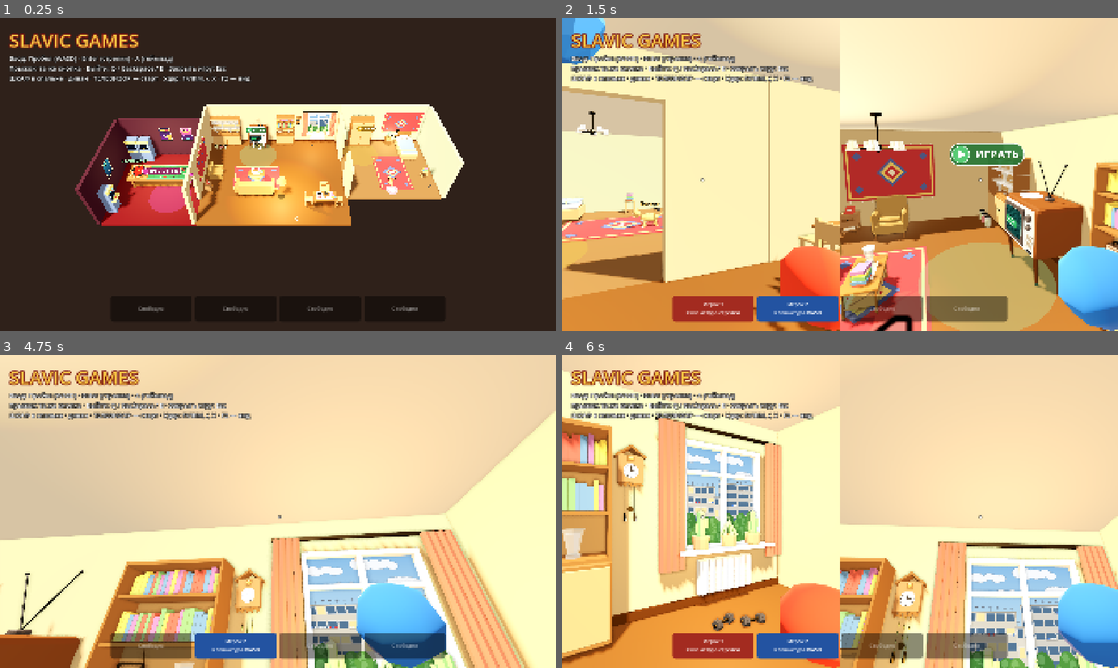
Above: before the commit, frames 1-4 (two rows, left to right).
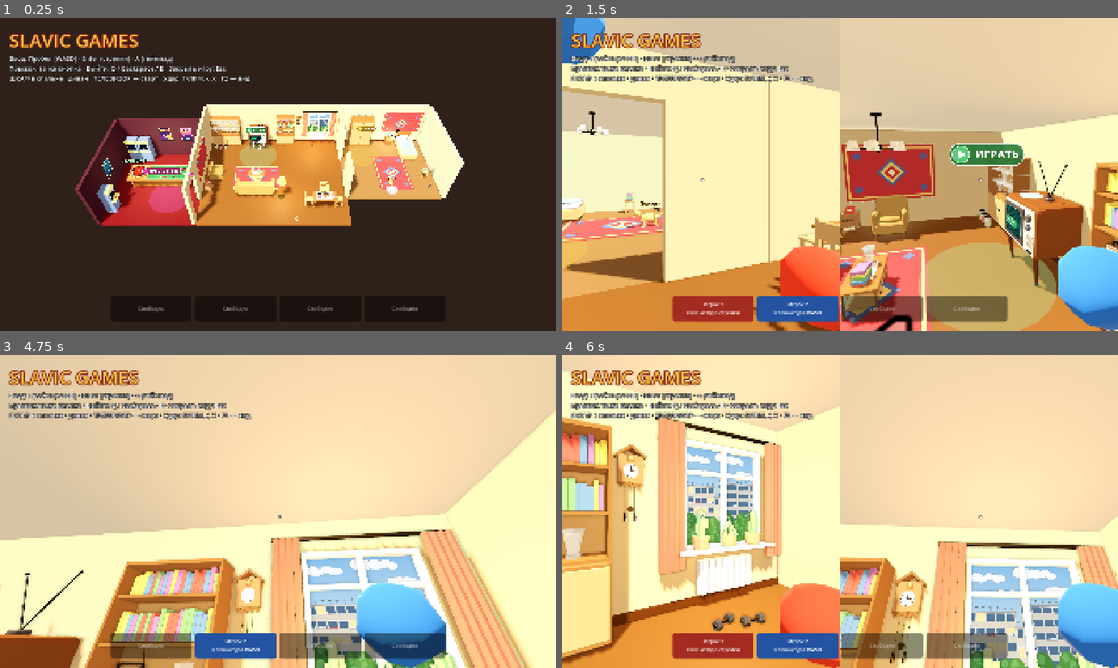
Above: after the commit, the same moments.

Repository: Gabrie1code/slavic-games
Game: Godot game, scene res://scenes/lobby/local_lobby.tscn
Two runs of this game, one before a commit and one after it. Both use one fixed random seed, a clock stepped at 60 frames per second and the inputs below.
Inputs (mouse positions are in pixels of both pictures, inside the frame that each line leads up to):
- Up to frame 1 (0.25 s): no input
- Up to frame 2 (1.5 s): tap Enter (menu_arrow_confirm) at 0.5 s; move the mouse to (962, 158) at 0.52 s; hold Right (menu_arrow_right) 0.53-1.28 s; tap Keypad Enter at 0.6 s; click (962, 158) at 0.67 s; tap Space at 0.77, 1.07 s; move the mouse to (812, 174) at 1.27 s; hold Up (menu_arrow_up) from 1.28 s (still down); tap E at 1.35 s
- Up to frame 3 (4.75 s): keep holding Up (menu_arrow_up); tap Space at 1.52, 1.82, 3.02, 3.32, 3.77, 4.07, 4.52 s; move the mouse to (289, 505) at 2.02 s; tap Q at 2.1 s; tap Enter (menu_arrow_confirm) at 2.75 s; move the mouse to (250, 574) at 2.77 s; tap F at 2.85 s; click (250, 574) at 2.92 s; move the mouse to (316, 514) at 3.52 s; tap C at 3.6 s; move the mouse to (233, 508) at 4.27 s; tap Backspace at 4.35 s
- Up to frame 4 (6 s): tap Space at 4.82 s; move the mouse to (845, 511) at 5.02 s; tap Shift at 5.1 s; click (845, 511) at 5.17 s; tap Enter (menu_arrow_confirm) at 5.75 s; move the mouse to (817, 505) at 5.77 s; release Up (menu_arrow_up) at 5.78 s; hold Right (menu_arrow_right) from 5.78 s (still down); tap Ctrl at 5.85 s

The runs differ from the first frame. In frame 1, 1.3% of the frame differs, in the area x 42-60%, y 39-66%; in frame 2, 10%, in the area x 0-94%, y 0-100%; in frame 3, 0.4%; in frame 4, 0.1%.

Commit message:
Лобби: боты на диване и за ним, торшер не вспыхивает от толчка, свет без резкой тени; окно ботов — отдельный BotDialog
Co-Authored-By: Claude Opus 5.5 <noreply@anthropic.com>
Claude-Session: https://claude.ai/code/session_01D8uwbRJurrt4bqrYm2joHC

Diff:
--- a/scenes/lobby/apartment.gd
+++ b/scenes/lobby/apartment.gd
@@ -278,10 +278,15 @@
 
 func _process(delta: float) -> void:
 	_time += delta
-	if not lamp_on and _time >= _lamp_back_at:
+	# Задели торшер (даже чуть сдвинули) — он гаснет, как от кнопки, и загорается только через
+	# LAMP_BACK сек после того, как встал на место. Раньше от толчка свет мигал и вспыхивал.
+	if not floor_lamp.is_at_home():
+		lamp_on = false
+		_lamp_back_at = _time + LAMP_BACK
+	elif not lamp_on and _time >= _lamp_back_at:
 		lamp_on = true
 	# Гаснет сразу, разгорается плавно.
-	var target := 1.0 if lamp_on and floor_lamp.is_at_home() else 0.0
+	var target := 1.0 if lamp_on else 0.0
 	if target < _lamp_level:
 		_lamp_level = target
 	else:
@@ -347,7 +352,9 @@
 	_lamp_light.light_color = Color(1.0, 0.82, 0.55)
 	_lamp_light.light_energy = LAMP_ENERGY
 	_lamp_light.omni_range = 4.0
-	_lamp_light.shadow_enabled = true
+	# Без теней: абажур отбрасывал резкий восьмиугольник света на пол («кривое свечение»).
+	_lamp_light.shadow_enabled = false
+	_lamp_light.omni_attenuation = 1.5 # мягче к краю
 	_lamp_light.position = Vector3(0, 1.4, 0)
 	floor_lamp.add_child(_lamp_light)
 	_lamp_glow = MeshInstance3D.new()
--- a/scenes/lobby/local_lobby.gd
+++ b/scenes/lobby/local_lobby.gd
@@ -792,7 +792,21 @@
 		_create_view(p)
 	if not p.is_bot():
 		_cancel_countdown() # новый игрок пришёл — пусть тоже подтвердит готовность
+	else:
+		_place_bot(p, character as PlayerCharacter)
 	_refresh_slots()
+
+
+## Бот перед игрой садится на свободное место дивана (каждый на своё — не застревают друг
+## в друге). Мест нет — стоит за диваном лицом к телевизору (у каждого слота своя точка).
+func _place_bot(p: PlayerData, character: PlayerCharacter) -> void:
+	for i in _apartment.seats.size():
+		if not _seated.values().has(i):
+			_sit(p, i)
+			return
+	var behind_x: Array[float] = [-0.8, 0.0, 0.8]
+	character.global_position = Apartment.SOFA_POS + Vector3(behind_x[p.slot % 3], 0.05, 0.85)
+	character.rotation.y = 0.0
 
 
 func _on_player_left(p: PlayerData) -> void:
@@ -906,86 +920,10 @@
 
 
 func _build_bot_dialog() -> void:
-	_bot_dialog = PanelContainer.new()
-	_bot_dialog.visible = false
-	_bot_dialog.set_anchors_preset(Control.PRESET_CENTER)
-	_bot_dialog.grow_horizontal = Control.GROW_DIRECTION_BOTH
-	_bot_dialog.grow_vertical = Control.GROW_DIRECTION_BOTH
-	var style := StyleBoxFlat.new()
-	style.bg_color = Color(0.12, 0.08, 0.07, 0.95)
-	style.border_color = Color("f6c343")
-	style.set_border_width_all(4)
-	style.set_corner_radius_all(16)
-	style.set_content_margin_all(32)
-	_bot_dialog.add_theme_stylebox_override("panel", style)
-	_ui.add_child(_bot_dialog)
-
-	var column := VBoxContainer.new()
-	column.add_theme_constant_override("separation", 16)
-	_bot_dialog.add_child(column)
-	for line in [
-		["Добавить ботов на свободные места?", 34, Color("f6c343")],
-		["Сколько ботов:", 24, Color.WHITE],
-	]:
-		var label := Label.new()
-		label.text = line[0]
-		label.horizontal_alignment = HORIZONTAL_ALIGNMENT_CENTER
-		label.add_theme_font_size_override("font_size", line[1])
-		label.add_theme_color_override("font_color", line[2])
-		column.add_child(label)
-
-	# Число ботов со стрелками (стрелки можно нажимать мышью).
-	var picker := HBoxContainer.new()
-	picker.alignment = BoxContainer.ALIGNMENT_CENTER
-	picker.add_theme_constant_override("separation", 24)
-	column.add_child(picker)
-	var left := _dialog_button("◀", 48)
-	left.pressed.connect(_change_bot_count.bind(-1))
-	picker.add_child(left)
-	_bot_count_label = Label.new()
-	_bot_count_label.horizontal_alignment = HORIZONTAL_ALIGNMENT_CENTER
-	_bot_count_label.custom_minimum_size.x = 260
-	_bot_count_label.add_theme_font_size_override("font_size", 64)
-	picker.add_child(_bot_count_label)
-	var right := _dialog_button("▶", 48)
-	right.pressed.connect(_change_bot_count.bind(1))
-	picker.add_child(right)
-
-	var buttons := HBoxContainer.new()
-	buttons.alignment = BoxContainer.ALIGNMENT_CENTER
-	buttons.add_theme_constant_override("separation", 20)
-	column.add_child(buttons)
-	# Слева «Назад», справа «Начать» (как привычно: «вперёд» — справа).
-	var back := _dialog_button("Назад", 30)
-	back.pressed.connect(_close_bot_dialog)
-	buttons.add_child(back)
-	var start := _dialog_button("Начать", 30)
-	start.pressed.connect(_confirm_bots)
-	buttons.add_child(start)
-
-	var hint := Label.new()
-	hint.text = ("Влево/вправо — меньше/больше (по кругу)\n"
-		+ "Пробел / Enter / A или Tab — начать · Q / Backspace / B или Esc — назад")
-	hint.horizontal_alignment = HORIZONTAL_ALIGNMENT_CENTER
-	hint.add_theme_font_size_override("font_size", 20)
-	hint.modulate.a = 0.75
-	column.add_child(hint)
-
-
-func _dialog_button(text: String, font_size: int) -> Button:
-	var button := Button.new()
-	button.text = text
-	button.focus_mode = Control.FOCUS_NONE
-	button.custom_minimum_size = Vector2(90, 64)
-	button.add_theme_font_size_override("font_size", font_size)
-	for state in ["normal", "hover", "pressed"]:
-		var style := StyleBoxFlat.new()
-		style.bg_color = Color("6a4318") if state == "hover" else Color("4a3020")
-		style.border_color = Color("f6c343")
-		style.set_border_width_all(2 if state == "normal" else 3)
-		style.set_corner_radius_all(12)
-		style.set_content_margin_all(12)
-		button.add_theme_stylebox_override(state, style)
-	button.add_theme_color_override("font_color", Color("f6c343"))
-	button.add_theme_color_override("font_hover_color", Color.WHITE)
-	return button
+	var dialog := BotDialog.new()
+	dialog.step_pressed.connect(_change_bot_count)
+	dialog.back_pressed.connect(_close_bot_dialog)
+	dialog.start_pressed.connect(_confirm_bots)
+	_ui.add_child(dialog)
+	_bot_dialog = dialog
+	_bot_count_label = dialog.count_label
--- /dev/null
+++ b/scripts/ui/bot_dialog.gd
@@ -0,0 +1,94 @@
+class_name BotDialog
+extends PanelContainer
+## Окно лобби «Добавить ботов на свободные места?»: число ботов со стрелками, «Назад» и «Начать».
+## Само ничего не решает — сообщает лобби сигналами; число пишет лобби в count_label.
+
+signal step_pressed(step: int)
+signal back_pressed
+signal start_pressed
+
+var count_label: Label
+
+
+func _init() -> void:
+	visible = false
+	set_anchors_preset(Control.PRESET_CENTER)
+	grow_horizontal = Control.GROW_DIRECTION_BOTH
+	grow_vertical = Control.GROW_DIRECTION_BOTH
+	var style := StyleBoxFlat.new()
+	style.bg_color = Color(0.12, 0.08, 0.07, 0.95)
+	style.border_color = Color("f6c343")
+	style.set_border_width_all(4)
+	style.set_corner_radius_all(16)
+	style.set_content_margin_all(32)
+	add_theme_stylebox_override("panel", style)
+
+	var column := VBoxContainer.new()
+	column.add_theme_constant_override("separation", 16)
+	add_child(column)
+	for line in [
+		["Добавить ботов на свободные места?", 34, Color("f6c343")],
+		["Сколько ботов:", 24, Color.WHITE],
+	]:
+		var label := Label.new()
+		label.text = line[0]
+		label.horizontal_alignment = HORIZONTAL_ALIGNMENT_CENTER
+		label.add_theme_font_size_override("font_size", line[1])
+		label.add_theme_color_override("font_color", line[2])
+		column.add_child(label)
+
+	# Число ботов со стрелками (стрелки можно нажимать мышью).
+	var picker := HBoxContainer.new()
+	picker.alignment = BoxContainer.ALIGNMENT_CENTER
+	picker.add_theme_constant_override("separation", 24)
+	column.add_child(picker)
+	var left := _dialog_button("◀", 48)
+	left.pressed.connect(func() -> void: step_pressed.emit(-1))
+	picker.add_child(left)
+	count_label = Label.new()
+	count_label.horizontal_alignment = HORIZONTAL_ALIGNMENT_CENTER
+	count_label.custom_minimum_size.x = 260
+	count_label.add_theme_font_size_override("font_size", 64)
+	picker.add_child(count_label)
+	var right := _dialog_button("▶", 48)
+	right.pressed.connect(func() -> void: step_pressed.emit(1))
+	picker.add_child(right)
+
+	var buttons := HBoxContainer.new()
+	buttons.alignment = BoxContainer.ALIGNMENT_CENTER
+	buttons.add_theme_constant_override("separation", 20)
+	column.add_child(buttons)
+	# Слева «Назад», справа «Начать» (как привычно: «вперёд» — справа).
+	var back := _dialog_button("Назад", 30)
+	back.pressed.connect(func() -> void: back_pressed.emit())
+	buttons.add_child(back)
+	var start := _dialog_button("Начать", 30)
+	start.pressed.connect(func() -> void: start_pressed.emit())
+	buttons.add_child(start)
+
+	var hint := Label.new()
+	hint.text = ("Влево/вправо — меньше/больше (по кругу)\n"
+		+ "Пробел / Enter / A или Tab — начать · Q / Backspace / B или Esc — назад")
+	hint.horizontal_alignment = HORIZONTAL_ALIGNMENT_CENTER
+	hint.add_theme_font_size_override("font_size", 20)
+	hint.modulate.a = 0.75
+	column.add_child(hint)
+
+
+func _dialog_button(text: String, font_size: int) -> Button:
+	var button := Button.new()
+	button.text = text
+	button.focus_mode = Control.FOCUS_NONE
+	button.custom_minimum_size = Vector2(90, 64)
+	button.add_theme_font_size_override("font_size", font_size)
+	for state in ["normal", "hover", "pressed"]:
+		var style := StyleBoxFlat.new()
+		style.bg_color = Color("6a4318") if state == "hover" else Color("4a3020")
+		style.border_color = Color("f6c343")
+		style.set_border_width_all(2 if state == "normal" else 3)
+		style.set_corner_radius_all(12)
+		style.set_content_margin_all(12)
+		button.add_theme_stylebox_override(state, style)
+	button.add_theme_color_override("font_color", Color("f6c343"))
+	button.add_theme_color_override("font_hover_color", Color.WHITE)
+	return button
